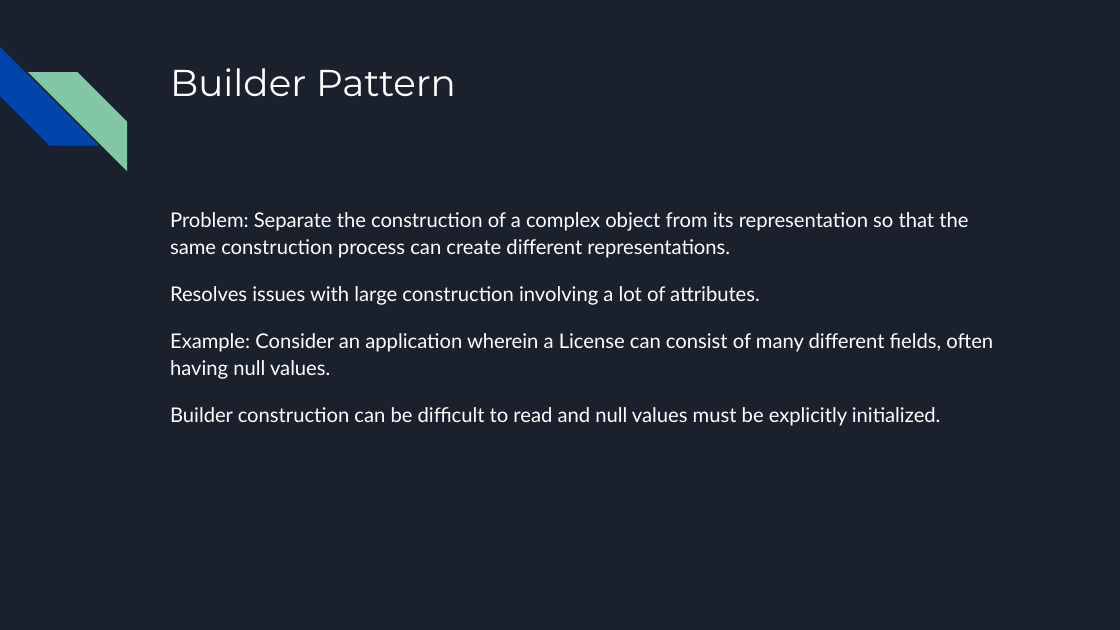
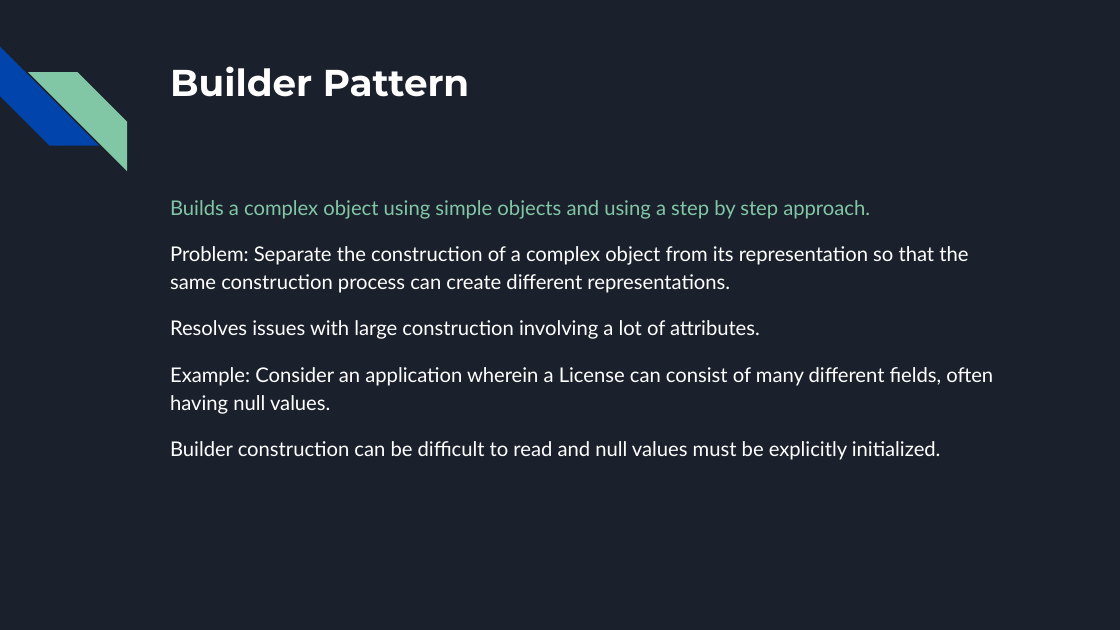
Before and after one commit to ZCW-Java8-0/DesigningPatterns, a slide deck: slide 6 of Design Patterns.pptx. Drawn at 1120x630 pixels with LibreOffice and Linux fonts; fonts in the diff are those of the drawing. Boxes give left, top, right and bottom in pixels: in the first picture for what was removed or moved away, otherwise in the second. Text is boxed around its words. In the diff, an @@ line names an element or a change of style, - is before the commit and + after.

```diff
--- a/Design Patterns.pptx
+++ b/Design Patterns.pptx
@@ title "Builder Pattern" at (170, 66, 470, 97): bold on @@
@@ text added at (170, 200, 870, 219), 13 pt, text #82C7A5 @@
+Builds a complex object using simple objects and using a step by step approach.
@@ text "Problem: Separate the construction of ...": place and size @@
-text "Problem: Separate the construction of ..." at (170, 212, 993, 426)
+text "Problem: Separate the construction of ..." at (170, 246, 993, 460)
```
Also in this commit, not shown: 13 other slides changed, 1 slide added, 3 slides removed.
